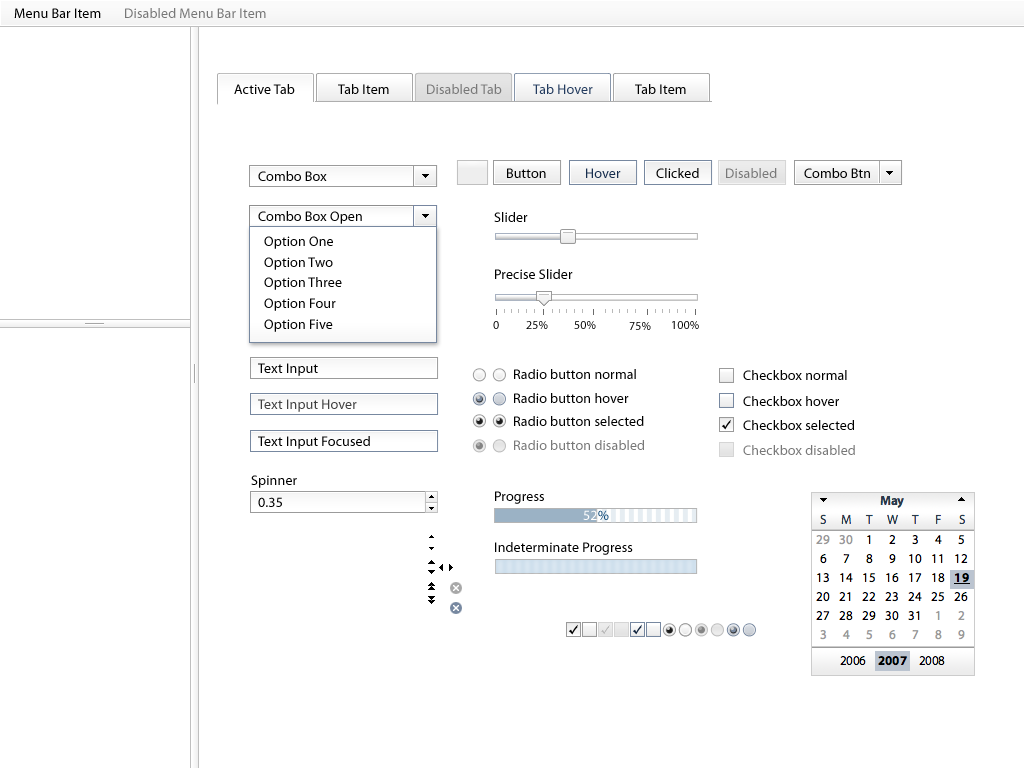
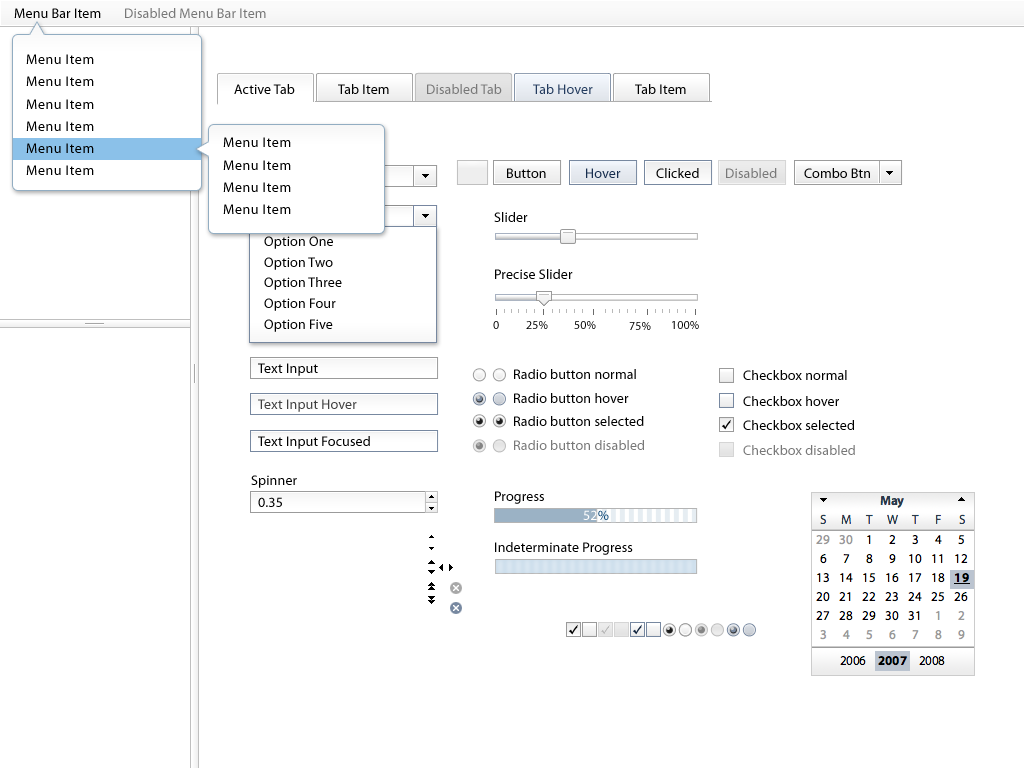
The second 1024x768 image is a revision of the first. Changes to its layers:
painted on "widget fudge mask" over [571, 162, 636, 183]
showed group "Menu Bubbles" (14 layers), opacity 10% → 100% over [12, 21, 385, 234]
